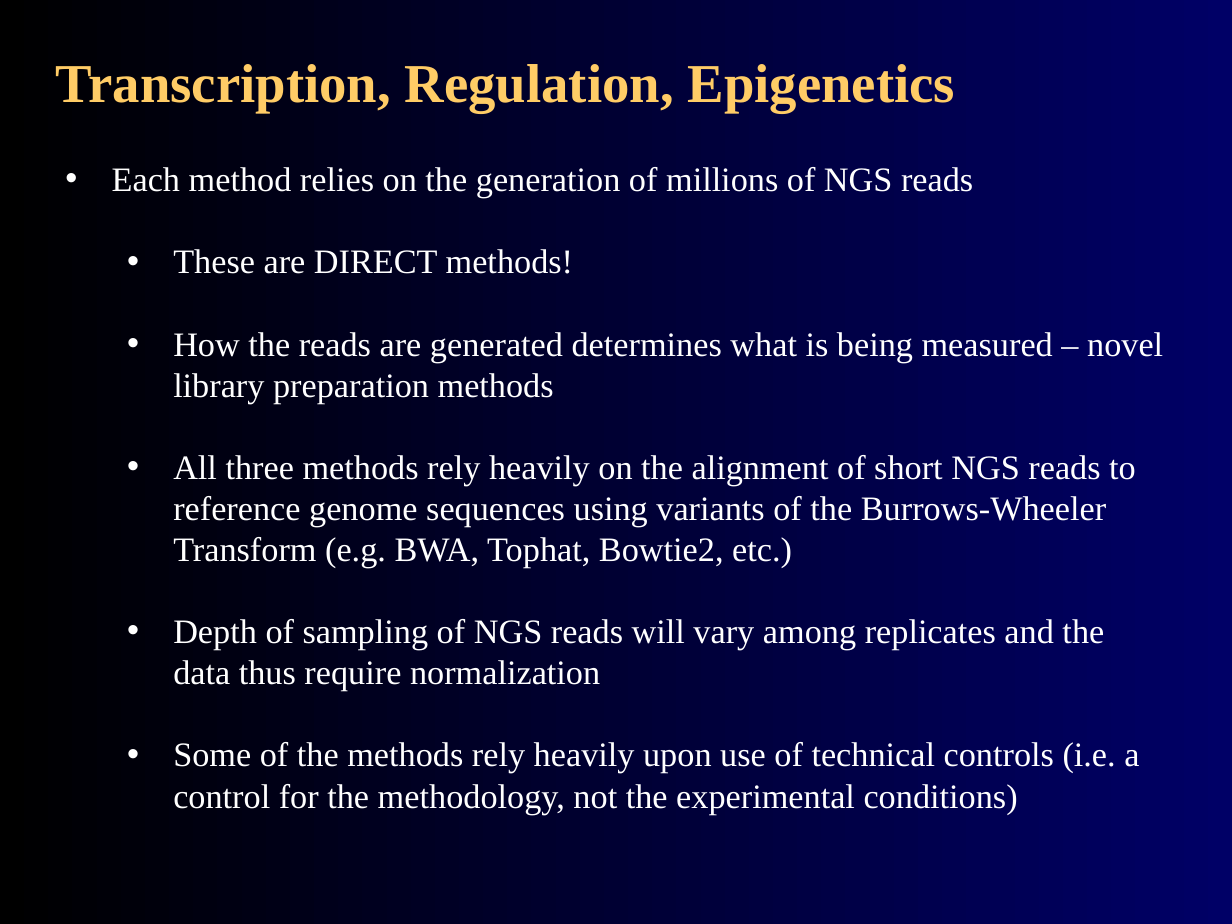
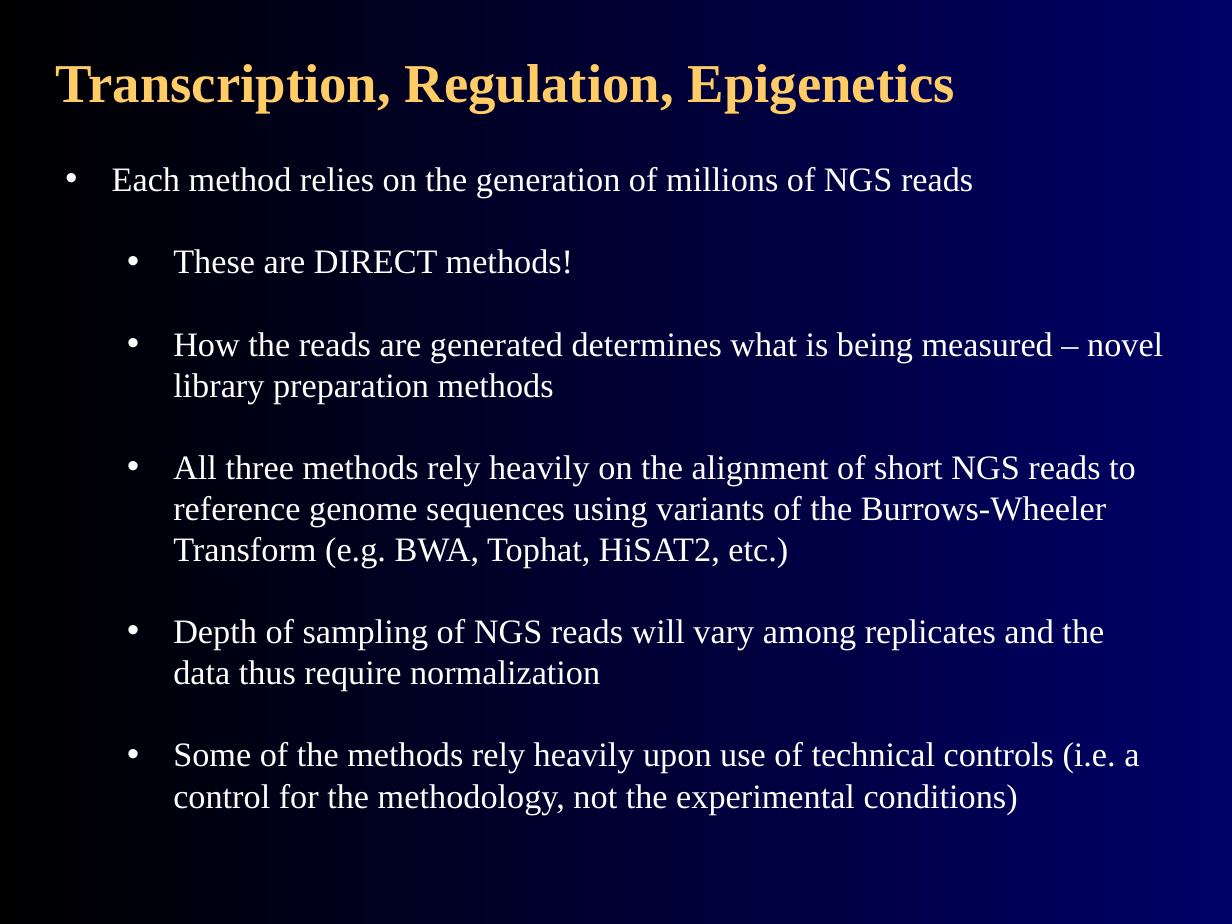
Before and after one commit to agmcarthur/Biochem-3BP3, a slide deck: slide 11 of Lectures/Lecture 8 - RNA-Seq.pptx. Drawn at 1232x924 pixels with LibreOffice and Linux fonts; fonts in the diff are those of the drawing. Boxes give left, top, right and bottom in pixels: in the first picture for what was removed or moved away, otherwise in the second. Text is boxed around its words. In the diff, an @@ line names an element or a change of style, - is before the commit and + after.

Commit message:
update Lecture 8

```diff
--- a/Lectures/Lecture 8 - RNA-Seq.pptx
+++ b/Lectures/Lecture 8 - RNA-Seq.pptx
@@ text at [173, 455, 1136, 568]: text changed @@
-  • All three methods rely heavily on the alignment of short NGS reads to reference genome sequences using variants of the Burrows-Wheeler Transform (e.g. BWA, Tophat, Bowtie2, etc.)
+  • All three methods rely heavily on the alignment of short NGS reads to reference genome sequences using variants of the Burrows-Wheeler Transform (e.g. BWA, Tophat, HiSAT2, etc.)
```
Also in this commit, not shown: 1 other slide changed.
